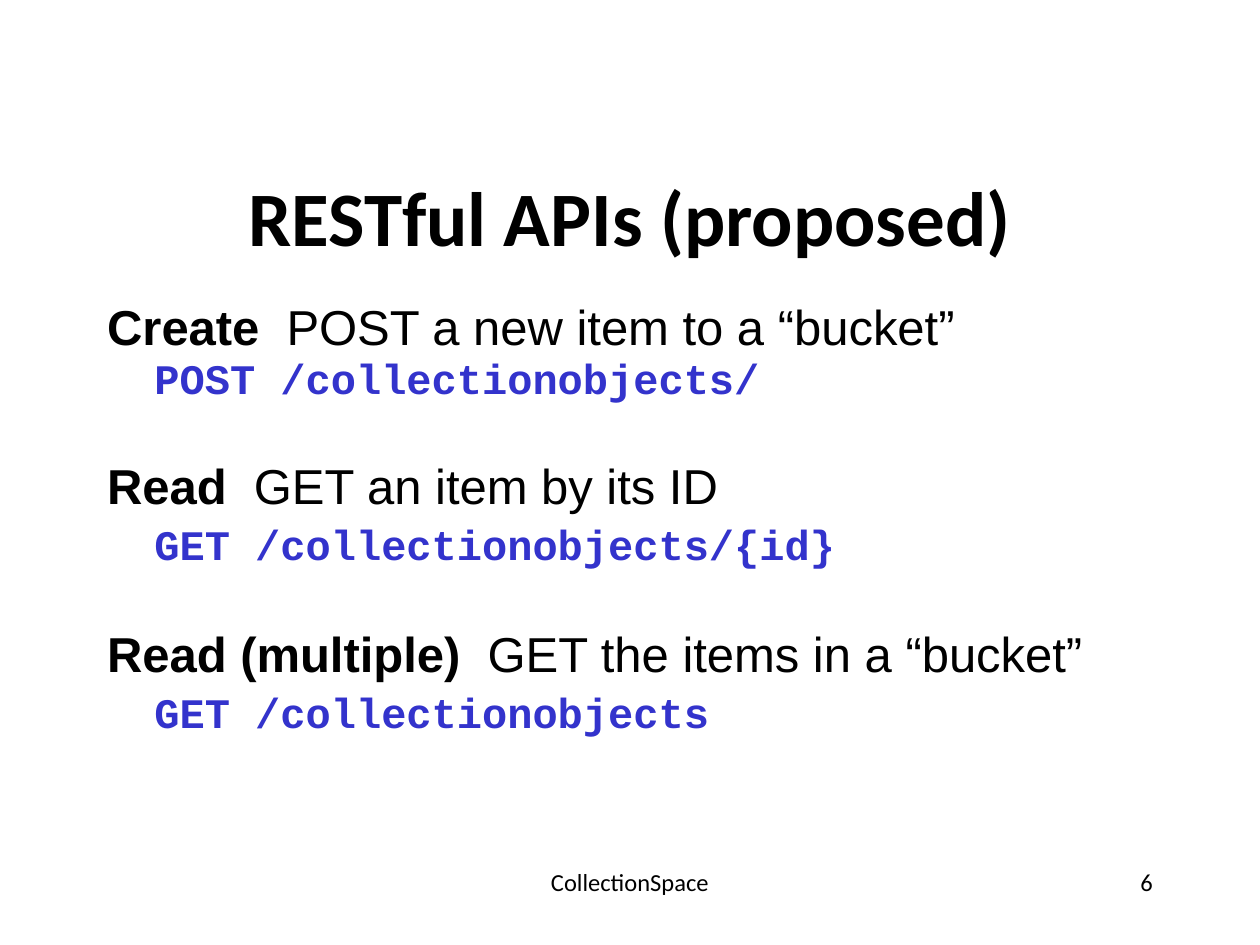
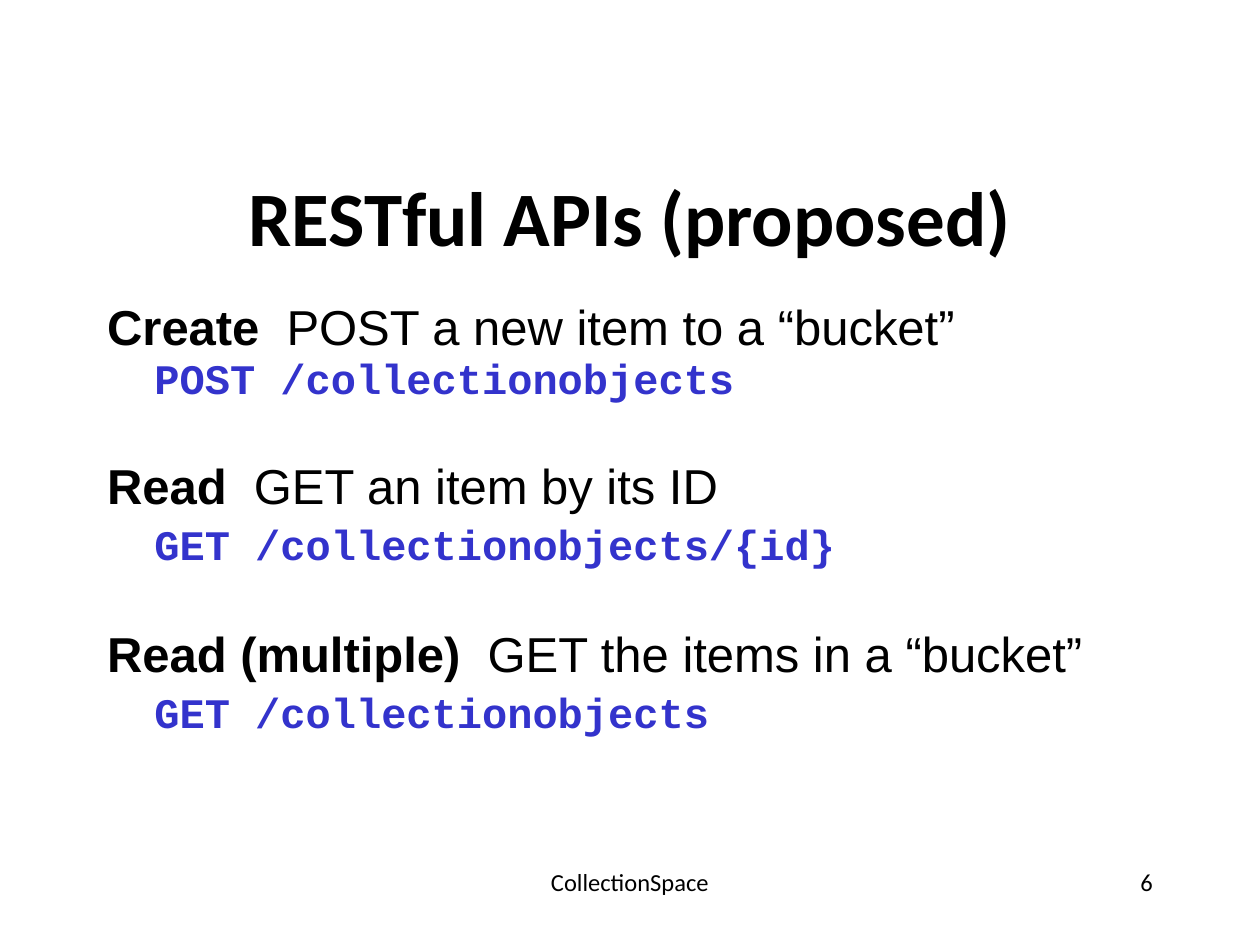
Before and after one commit to walkerart/services, a slide deck: slide 6 of docs/allteam-061409-toranto/Toronto_Services_REST_APIs.pptx. Drawn at 1260x945 pixels with LibreOffice and Linux fonts; fonts in the diff are those of the drawing; background and template pictures are left out. Boxes give left, top, right and bottom in pixels: in the first picture for what was removed or moved away, otherwise in the second. Text is boxed around its words. In the diff, an @@ line names an element or a change of style, - is before the commit and + after.

Commit message:
NOJIRA Removed an extraneous trailing slash in the initial POST example.

```diff
--- a/docs/allteam-061409-toranto/Toronto_Services_REST_APIs.pptx
+++ b/docs/allteam-061409-toranto/Toronto_Services_REST_APIs.pptx
@@ text at bbox=[154, 364, 734, 403]: text changed @@
-POST /collectionobjects/
+POST /collectionobjects
```
